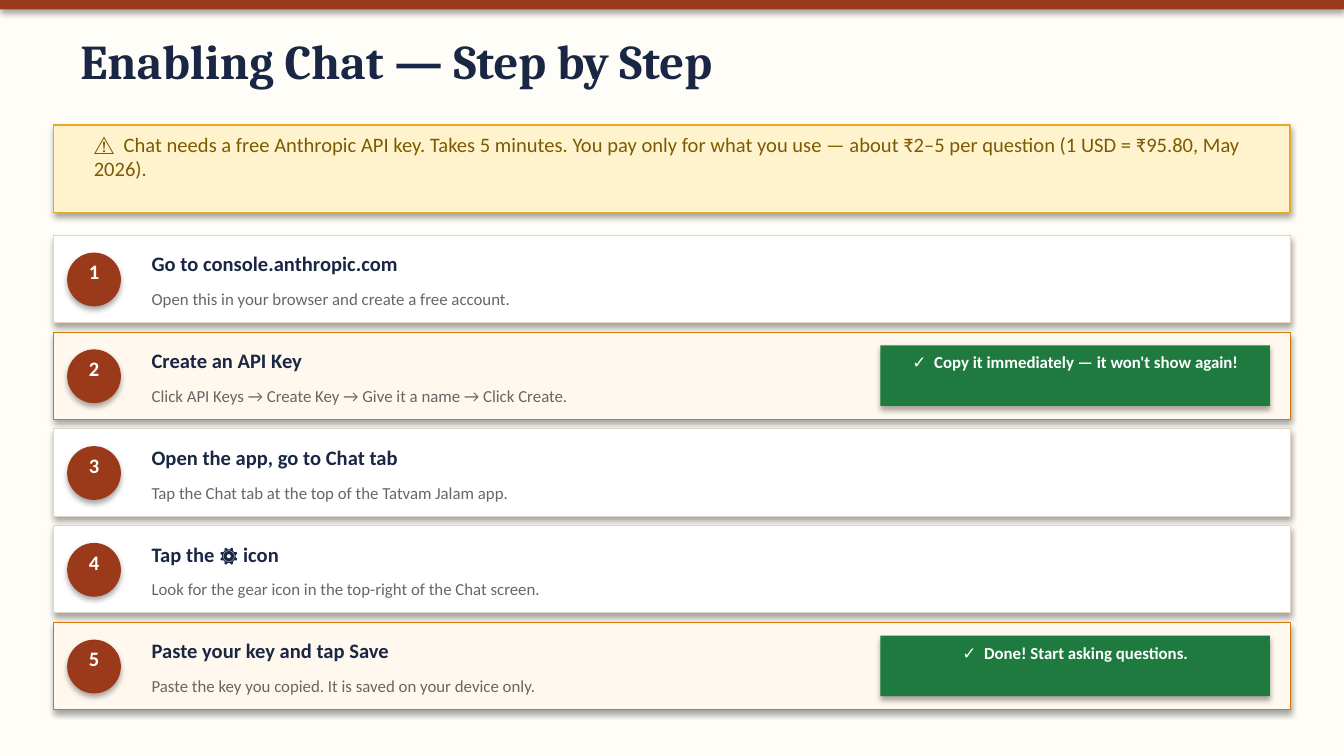
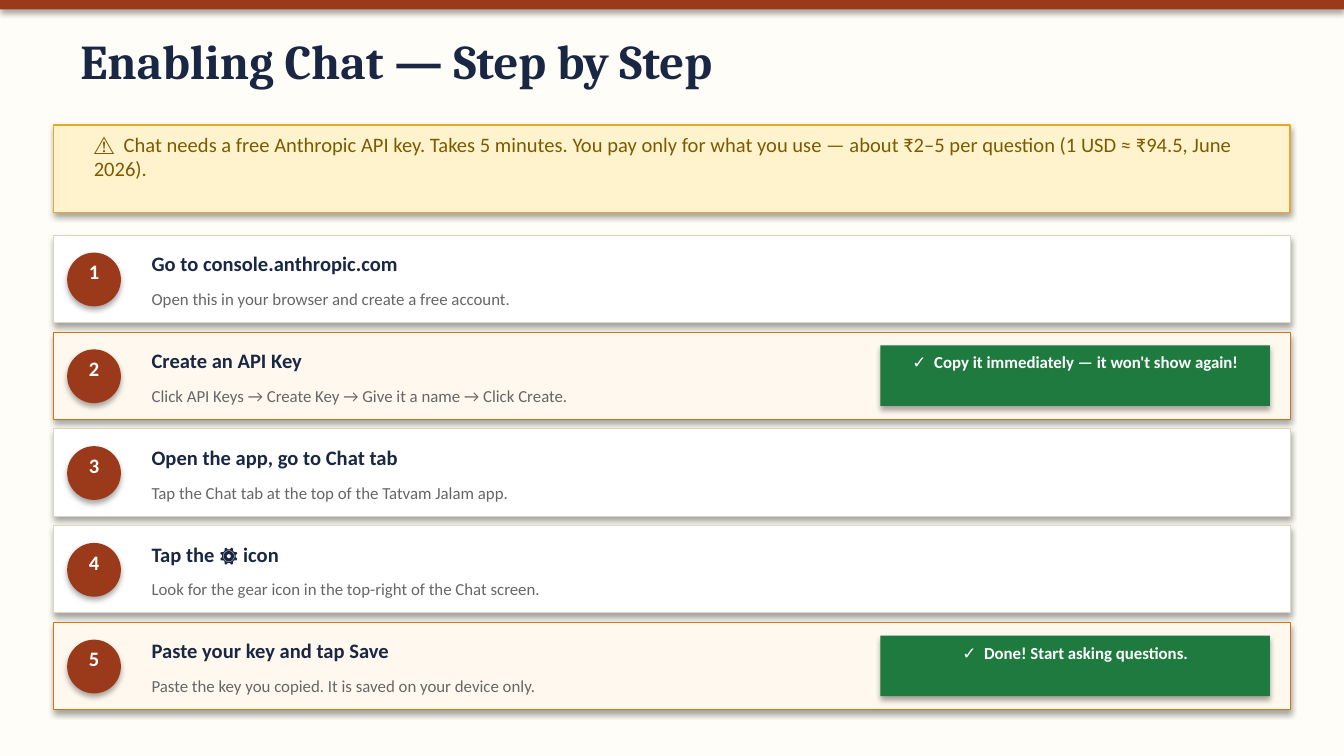
Before and after one commit to kvinayakpai/Bhagavadgita, a slide deck: slide 5 of Tatvam_Jalam_User_Guide.pptx. Drawn at 1344x756 pixels with LibreOffice and Linux fonts; fonts in the diff are those of the drawing. Boxes give left, top, right and bottom in pixels: in the first picture for what was removed or moved away, otherwise in the second. Text is boxed around its words. In the diff, an @@ line names an element or a change of style, - is before the commit and + after.

Commit message:
Update Word docs and PPTX decks with current app state and June 2026 learnings
- Correct stats throughout: 47 concepts / 59 relations / 10 tiers (the
  June 12 ontology rebuild), 701 shlokas, 18 chapters, 4 languages -
  replacing stale 112-117/124-239/12-13 figures
- Document new phases: ontology rebuild (strict verse-grounding), OCR
  cleanup of bannanje_kn.js (~265 garbled English terms, 476 pages
  verified zero-error), the June 18-21 book-alignment marathon (514+
  boundary leaks fixed, all 18 chapters re-verified, homorganic nasal
  transliteration), and bundle consolidation (viewer-bundled.html trio
  retired in favor of viewer.html + index.html)
- Document new Map feature: Adhyaya/Shloka filter dropdowns
- Fix all app links from retired viewer-bundled.html to viewer.html
- Update USD-INR reference rate to June 2026
- Add new 'Phases 7-10' slide and swap a Hard Problems card in the
  Technical Journey deck

```diff
--- a/Tatvam_Jalam_User_Guide.pptx
+++ b/Tatvam_Jalam_User_Guide.pptx
@@ text at bbox=[94, 137, 1230, 179]: text changed @@
-⚠ Chat needs a free Anthropic API key. Takes 5 minutes. You pay only for what you use — about ₹2–5 per question (1 USD = ₹95.80, May 2026).
+⚠ Chat needs a free Anthropic API key. Takes 5 minutes. You pay only for what you use — about ₹2–5 per question (1 USD ≈ ₹94.5, June 2026).
```
Also in this commit, not shown: 7 other slides changed, 4 other files.
